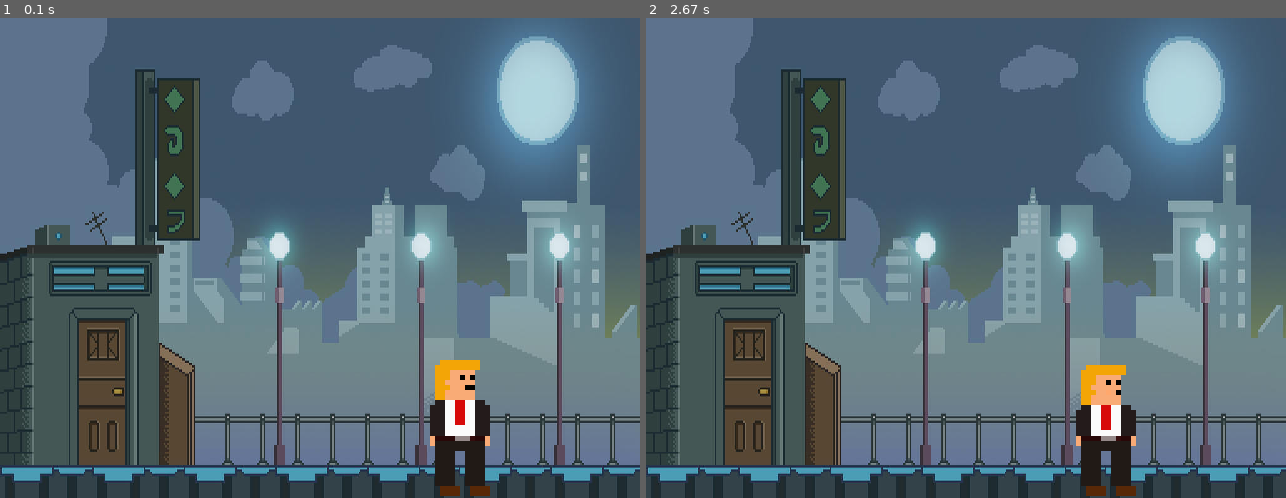
Above: before the commit, frames 1-2 (left to right).
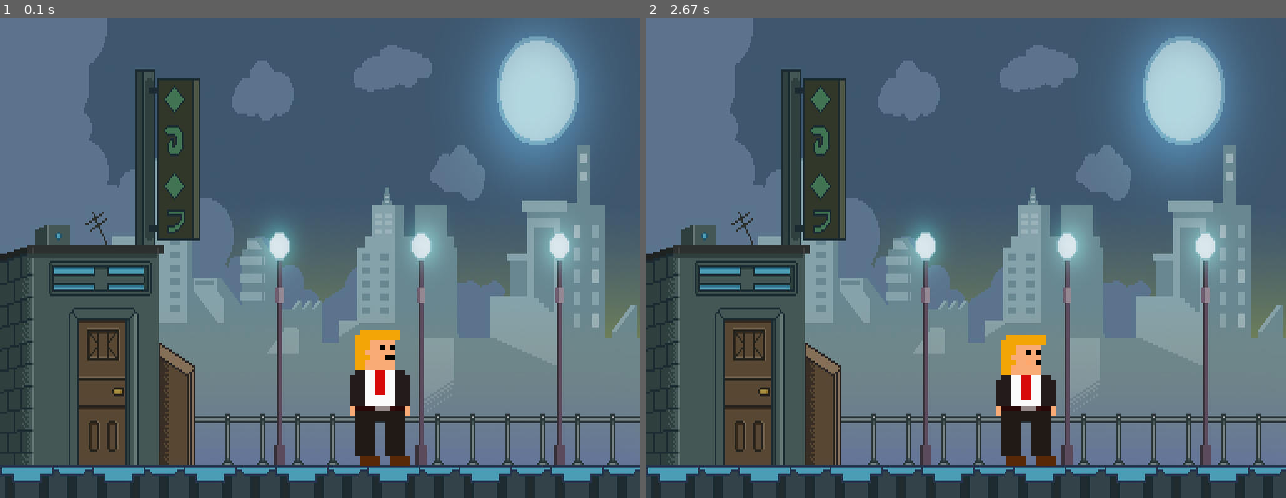
Above: after the commit, the same moments.

Repository: larvakent/Python-pygame
Game: pygame game, started from curso_pygame/sprites/main.py
Two runs of this game, one before a commit and one after it. Both use one fixed random seed, a clock stepped at 60 frames per second and the inputs below.
Inputs:
- Up to frame 1 (0.1 s): no input
- Up to frame 2 (2.67 s): no input

The runs differ from the first frame. In frame 1, 4.1% of the frame differs, in the area x 54-77%, y 65-100%; in frame 2, 3.9%.

Commit message:
Dino Runner part 1

Diff:
--- /dev/null
+++ b/curso_pygame/dino_runner/dino.py
@@ -0,0 +1,58 @@
+import pygame
+from pygame.locals import *
+from sys import exit
+import os
+
+diretorio_principal = os.path.dirname(__file__)
+diretorio_imagens = os.path.join(diretorio_principal, "imagens")
+diretorio_sons = os.path.join(diretorio_principal, "sons")
+
+LARGURA = 640
+ALTURA = 480
+
+BRANCO = (255, 255, 255)
+
+tela = pygame.display.set_mode((LARGURA, ALTURA))
+
+pygame.display.set_caption("Dino Runner")
+
+sprite_sheet = pygame.image.load(os.path.join(diretorio_imagens, "dinoSpritesheet.png")).convert_alpha()
+
+class Dino(pygame.sprite.Sprite):
+    def __init__(self):
+        pygame.sprite.Sprite.__init__(self)
+        self.imagens_dino = []
+        for i in range(3):
+            img = sprite_sheet.subsurface((i * 32,0), (32,32))
+            img = pygame.transform.scale(img, (32*3, 32*3))
+            self.imagens_dino.append(img)
+
+        self.index_lista = 0
+        self.image = self.imagens_dino[self.index_lista]
+        self.rect = self.image.get_rect()
+        self.rect.center = (100,100)
+
+    def update(self):
+        if self.index_lista > 2:
+            self.index_lista = 0
+        self.index_lista += 0.25
+        self.image = self.imagens_dino[int(self.index_lista)]
+
+
+todas_as_sprites = pygame.sprite.Group()
+dino = Dino()
+todas_as_sprites.add(dino)
+
+relogio = pygame.time.Clock()
+while True:
+    relogio.tick(30)
+    tela.fill(BRANCO)
+    for event in pygame.event.get():
+        if event.type == QUIT:
+            pygame.quit()
+            exit()
+
+    todas_as_sprites.draw(tela)
+    todas_as_sprites.update()
+
+    pygame.display.flip()
--- a/curso_pygame/sprites/main.py
+++ b/curso_pygame/sprites/main.py
@@ -24,7 +24,7 @@
         self.image= pygame.transform.scale(self.image, (64*5, 64*5))
 
         self.rect = self.image.get_rect()
-        self.rect.topleft = 300, 250
+        self.rect.topleft = 220, 220
 
     def update(self):
         self.atual += 0.4
Binary file added: curso_pygame/dino_runner/imagens/dinoSpritesheet.png
Not shown, added: curso_pygame/dino_runner/sons/sons_death_sound.wav
Not shown, added: curso_pygame/dino_runner/sons/sons_jump_sound.wav
Not shown, added: curso_pygame/dino_runner/sons/sons_score_sound.wav
